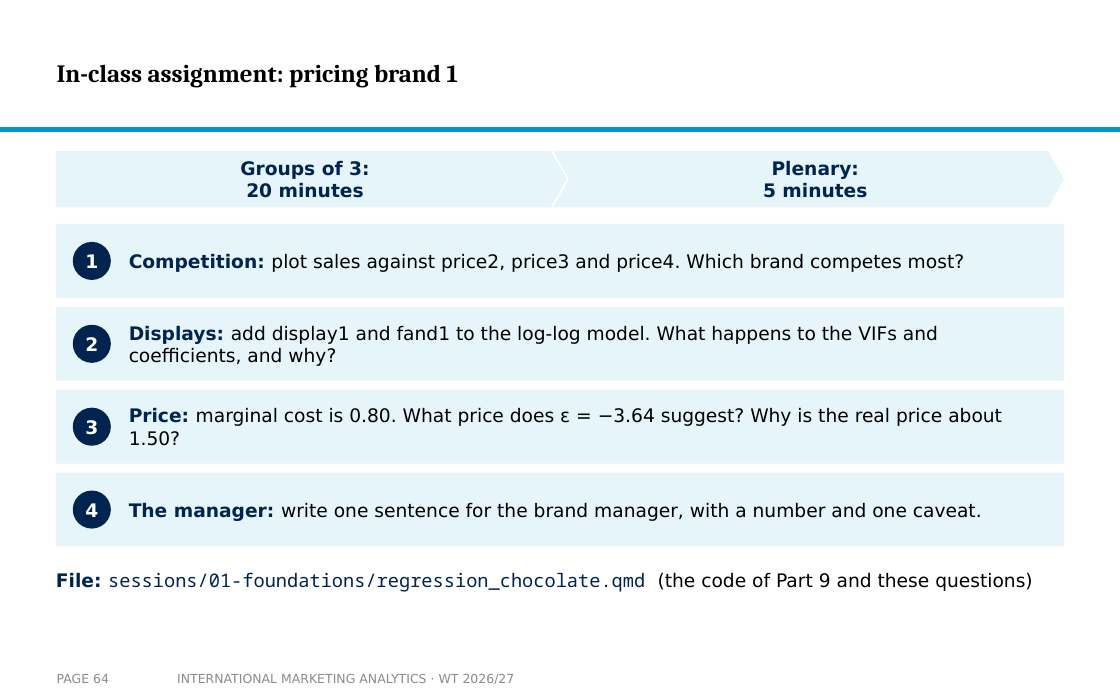
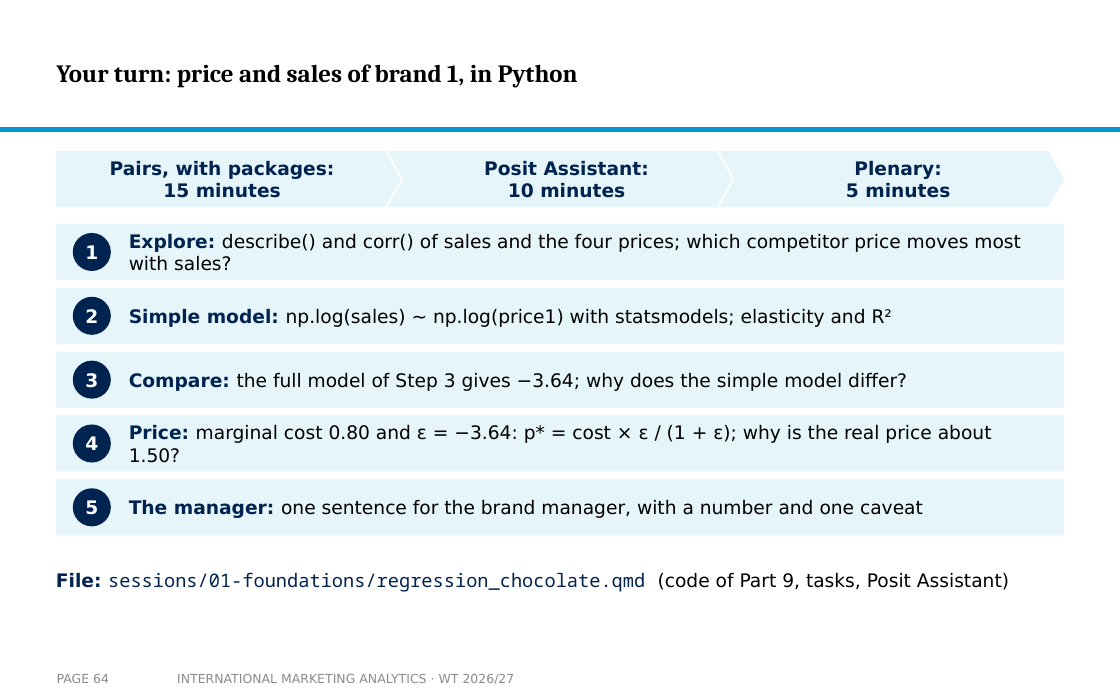
Before and after one commit to arnefloh-wu/international-marketing-analytics-teaching, a slide deck: slide 64 of slides/01b_statistics-and-regression_WT26-27.pptx. Drawn at 1120x700 pixels with LibreOffice and Linux fonts; fonts in the diff are those of the drawing; background and template pictures are left out. Boxes give left, top, right and bottom in pixels: in the first picture for what was removed or moved away, otherwise in the second. Text is boxed around its words. In the diff, an @@ line names an element or a change of style, - is before the commit and + after.

```diff
--- a/slides/01b_statistics-and-regression_WT26-27.pptx
+++ b/slides/01b_statistics-and-regression_WT26-27.pptx
@@ title at <box>57,64,578,87</box>: text changed @@
-In-class assignment: pricing brand 1
+Your turn: price and sales of brand 1, in Python
@@ pentagon arrow "Pairs, with packages: 15 minutes": place and size @@
-pentagon arrow "Pairs, with packages: 15 minutes" at <box>56,151,567,207</box>
+pentagon arrow "Pairs, with packages: 15 minutes" at <box>56,151,401,207</box>
@@ text in pentagon arrow at <box>110,161,334,198</box>: text changed @@
-Groups of 3:
-20 minutes
+Pairs, with packages:
+15 minutes
@@ chevron added at <box>388,151,732,207</box>, fill #E5F5FA, 12 pt, text #002350, bold @@
+Posit Assistant:
+10 minutes
@@ chevron "Plenary: 5 minutes": place and size @@
-chevron "Plenary: 5 minutes" at <box>553,151,1064,207</box>
+chevron "Plenary: 5 minutes" at <box>719,151,1064,207</box>
@@ rectangle: place and size @@
-rectangle at <box>56,224,1064,298</box>
+rectangle at <box>56,224,1064,280</box>
@@ ellipse "1": place and size @@
-ellipse "1" at <box>73,242,111,280</box>
+ellipse "1" at <box>73,233,111,271</box>
@@ text at <box>129,233,1021,271</box>: text changed @@
-Competition: plot sales against price2, price3 and price4. Which brand competes most?
+Explore: describe() and corr() of sales and the four prices; which competitor price moves most with sales?
@@ rectangle: place and size @@
-rectangle at <box>56,307,1064,381</box>
+rectangle at <box>56,288,1064,344</box>
@@ ellipse "2": place and size @@
-ellipse "2" at <box>73,325,111,363</box>
+ellipse "2" at <box>73,297,111,335</box>
@@ text removed at <box>129,325,938,366</box> @@
-Displays: add display1 and fand1 to the log-log model. What happens to the VIFs and coefficients, and why?
@@ text added at <box>129,308,892,327</box>, 12 pt, text #000000 @@
+Simple model: np.log(sales) ~ np.log(price1) with statsmodels; elasticity and R²
@@ rectangle added at <box>56,352,1064,408</box>, fill #E5F5FA @@
@@ ellipse "3": place and size @@
-ellipse "3" at <box>73,408,111,446</box>
+ellipse "3" at <box>73,361,111,399</box>
@@ text added at <box>129,372,907,391</box>, 12 pt, text #000000 @@
+Compare: the full model of Step 3 gives −3.64; why does the simple model differ?
@@ rectangle: place and size @@
-rectangle at <box>56,390,1064,464</box>
+rectangle at <box>56,416,1064,472</box>
@@ ellipse "4": place and size @@
-ellipse "4" at <box>73,491,111,529</box>
+ellipse "4" at <box>73,424,111,463</box>
@@ text at <box>129,424,992,463</box>: text changed @@
-Price: marginal cost is 0.80. What price does ε = −3.64 suggest? Why is the real price about 1.50?
+Price: marginal cost 0.80 and ε = −3.64: p* = cost × ε / (1 + ε); why is the real price about 1.50?
@@ rectangle: place and size @@
-rectangle at <box>56,473,1064,547</box>
+rectangle at <box>56,479,1064,535</box>
@@ ellipse added at <box>73,488,111,526</box>, fill #002350, 12 pt, text #FFFFFF, bold @@
+5
@@ text at <box>129,499,923,518</box>: text changed @@
-The manager: write one sentence for the brand manager, with a number and one caveat.
+The manager: one sentence for the brand manager, with a number and one caveat
@@ text at <box>56,572,1009,592</box>: text changed @@
-File: sessions/01-foundations/regression_chocolate.qmd (the code of Part 9 and these questions)
+File: sessions/01-foundations/regression_chocolate.qmd (code of Part 9, tasks, Posit Assistant)
```
Also in this commit, not shown: 15 other slides changed, 2 slides added, 3 slides removed, 5 other files.
